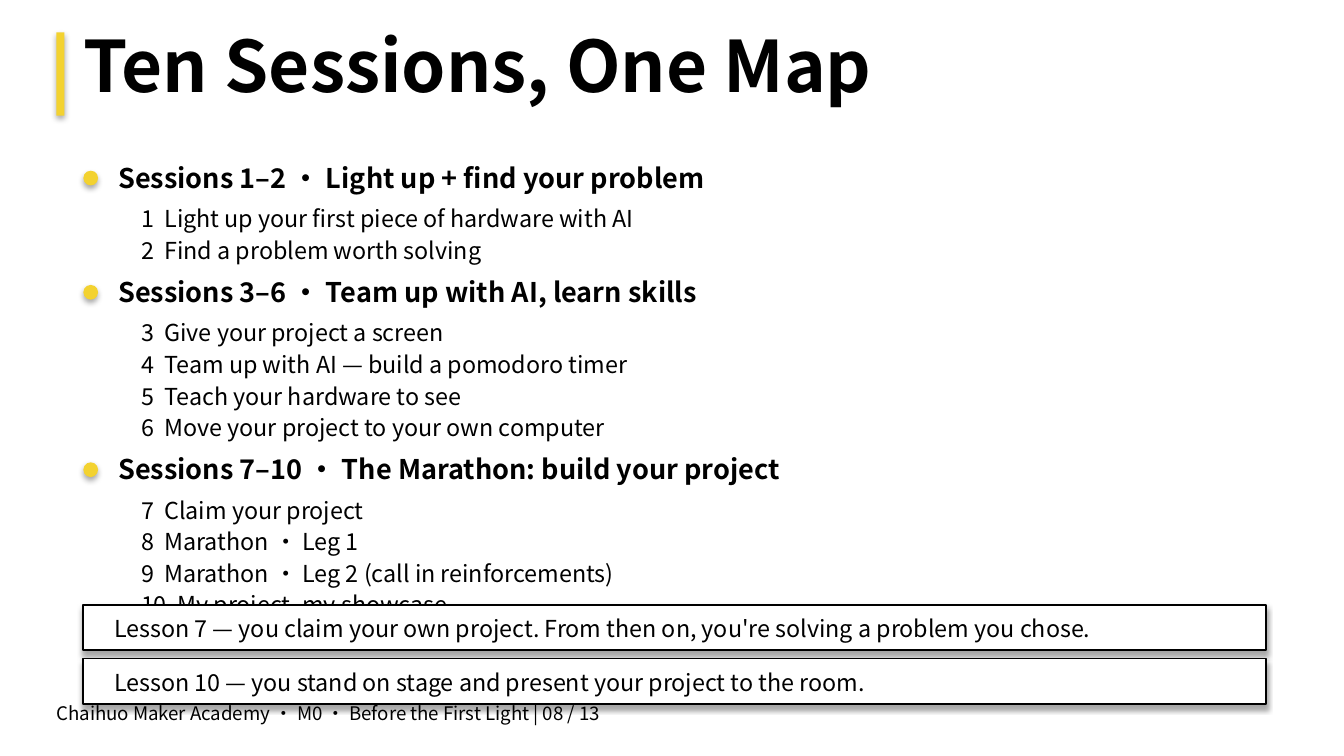
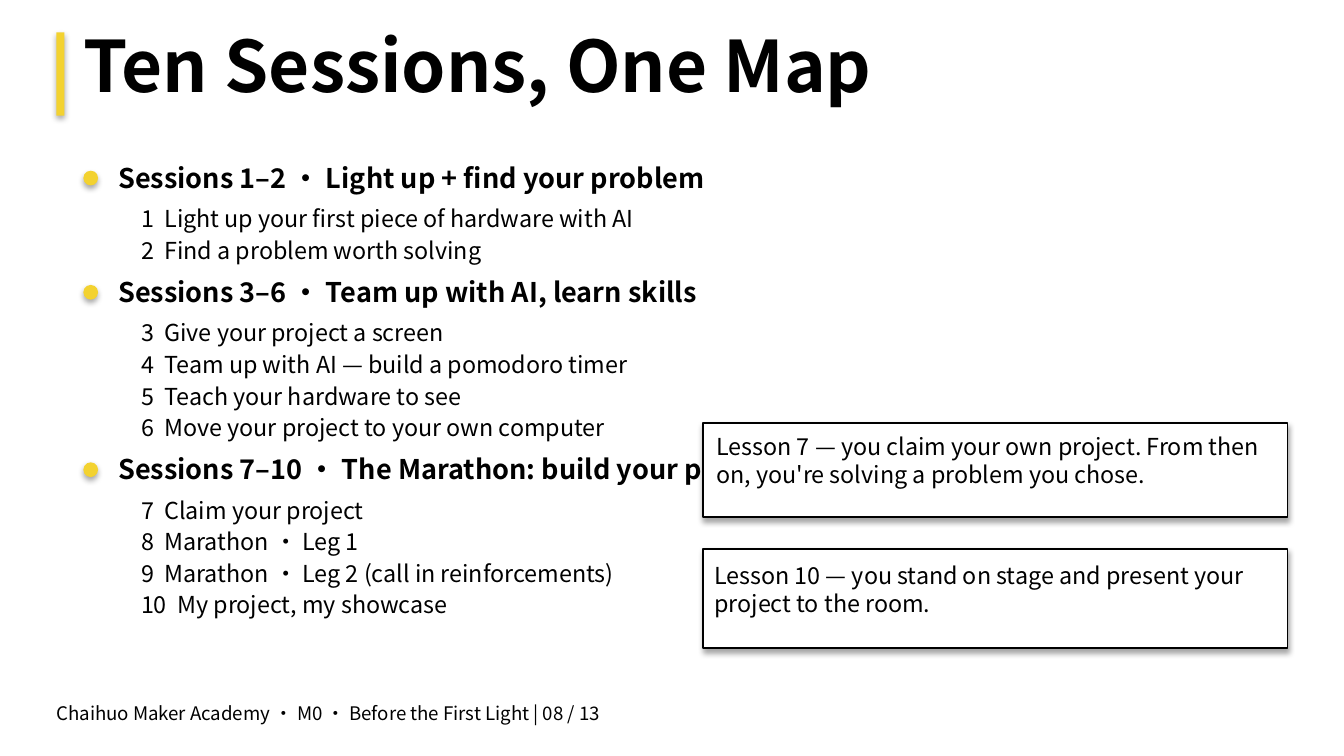
Before and after one commit to mouseart2025/courses-M0, a slide deck: slide 8 of en/03_Deliverables/PPTX/M0_EN_Deck_CFG-5_Lesson00_BeforeFirstLight_v1.pptx. Drawn at 1344x756 pixels with LibreOffice and Linux fonts; fonts in the diff are those of the drawing. Boxes give left, top, right and bottom in pixels: in the first picture for what was removed or moved away, otherwise in the second. Text is boxed around its words. In the diff, an @@ line names an element or a change of style, - is before the commit and + after.

```diff
--- a/en/03_Deliverables/PPTX/M0_EN_Deck_CFG-5_Lesson00_BeforeFirstLight_v1.pptx
+++ b/en/03_Deliverables/PPTX/M0_EN_Deck_CFG-5_Lesson00_BeforeFirstLight_v1.pptx
@@ rectangle: place and size @@
-rectangle at [83, 605, 1266, 650]
+rectangle at [703, 423, 1288, 517]
@@ text "Lesson 7 — you claim ..." rewrapped from [114, 618, 1090, 643] to [716, 436, 1259, 489] @@
@@ rectangle: place and size @@
-rectangle at [83, 659, 1266, 704]
+rectangle at [703, 548, 1288, 648]
@@ text "Lesson 10 — you stand ..." rewrapped from [114, 672, 865, 697] to [714, 565, 1243, 618] @@
```
Also in this commit, not shown: 2 other slides changed, 27 other files.
